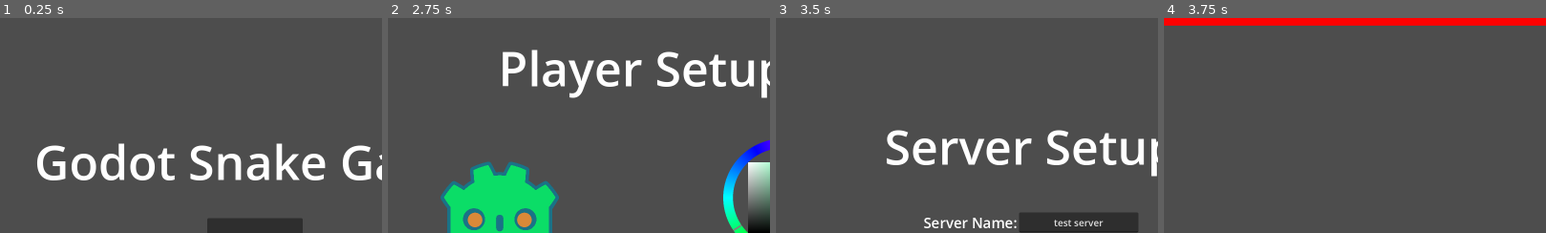
Above: before the commit, frames 1-4 (left to right).
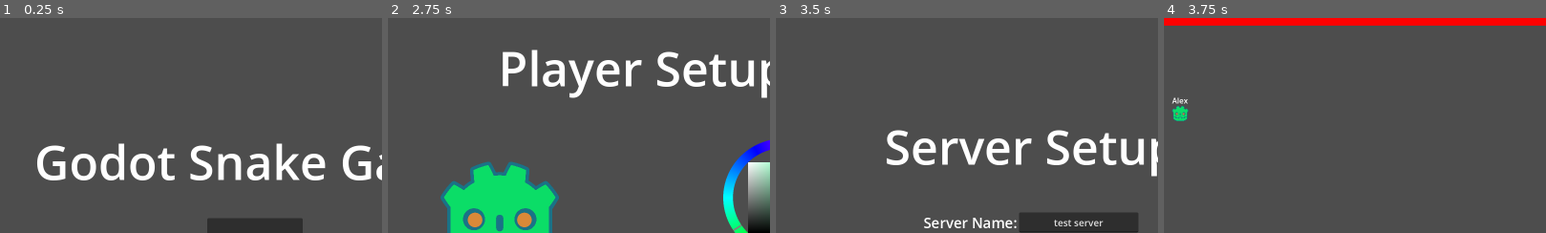
Above: after the commit, the same moments.

Repository: Ozymandias1/godot_snake_game
Game: Godot game, scene res://Scenes/RootScene.tscn
Two runs of this game, one before a commit and one after it. Both use one fixed random seed, a clock stepped at 60 frames per second and the inputs below.
Inputs (mouse positions are % of the whole screen's width and height, from its top left):
- Up to frame 1 (0.25 s): no input
- Up to frame 2 (2.75 s): click "Start Game" at 0.5 s; click (56, 83) at 1.27 s; type "Alex" at 1.35 s; click "Random Color" at 2 s
- Up to frame 3 (3.5 s): click "Create" at 2.75 s
- Up to frame 4 (3.75 s): click "Create" at 3.5 s
The pictures show only the part of the screen within x 17-67%, y 0-50%; the shares and areas given below are measured in that part.

Frames 1-3 are identical in both runs. In frame 4, 0.3% of the frame differs, in the area x 2-7%, y 36-48%.

Commit message:
레벨에 플레이어 스폰시 이름, 색상 처리

Diff:
--- a/Scenes/Templates/player.tscn
+++ b/Scenes/Templates/player.tscn
@@ -15,9 +15,6 @@
 properties/2/path = NodePath("Head:scale")
 properties/2/spawn = true
 properties/2/replication_mode = 1
-properties/3/path = NodePath("NameTag:text")
-properties/3/spawn = true
-properties/3/replication_mode = 1
 
 [node name="Player" type="Node"]
 script = ExtResource("1_sxmqb")
@@ -36,12 +33,21 @@
 scale = Vector2(0.035, 0.035)
 texture = ExtResource("3_l0kde")
 
-[node name="NameTag" type="Label" parent="."]
-offset_left = -47.5
-offset_top = -40.0
-offset_right = 47.5
-offset_bottom = -17.0
-text = "PlayerName"
-
 [node name="PlayerSynchronizer" type="MultiplayerSynchronizer" parent="."]
 replication_config = SubResource("SceneReplicationConfig_7jt5j")
+
+[node name="NameTagRoot" type="Node2D" parent="."]
+
+[node name="NameTag" type="Label" parent="NameTagRoot"]
+anchors_preset = 7
+anchor_left = 0.5
+anchor_top = 1.0
+anchor_right = 0.5
+anchor_bottom = 1.0
+offset_left = -47.5
+offset_top = -23.0
+offset_right = 47.5
+grow_horizontal = 2
+grow_vertical = 0
+text = "PlayerName"
+horizontal_alignment = 1
--- a/Scripts/GameLevel.gd
+++ b/Scripts/GameLevel.gd
@@ -5,9 +5,11 @@
 
 func _ready() -> void:
 	if multiplayer.is_server():
-		multiplayer.peer_connected.connect(self._on_peer_connected)
+		NetworkManager.on_player_connected.connect(self._on_player_connected)
+		self._on_player_connected(1, NetworkManager.my_player_data)
 
-func _on_peer_connected(peer_id: int) -> void:
+func _on_player_connected(peer_id: int, player_data: Dictionary) -> void:
 	player_spawner.spawn({
-		"peer_id": peer_id
+		"peer_id": peer_id,
+		"player_data": player_data
 	})
--- a/Scripts/GameLevelSpawner.gd
+++ b/Scripts/GameLevelSpawner.gd
@@ -8,6 +8,6 @@
 	self.spawn_function = self._spawn_level
 
 # 레벨 스폰 함수
-func _spawn_level(spawn_data: Dictionary) -> Node:
+func _spawn_level(_spawn_data: Dictionary) -> Node:
 	var level: Node = GAME_LEVEL_TEMPLATE.instantiate()
 	return level
--- a/Scripts/NetworkManager.gd
+++ b/Scripts/NetworkManager.gd
@@ -1,17 +1,36 @@
 # NetworkManager.gd
 extends Node
 
+signal on_player_connected(peer_id: int, player_data: Dictionary)
+
+var my_player_data: Dictionary = {}
+
+func _ready() -> void:
+	multiplayer.connected_to_server.connect(self._on_connected_to_server)
+
+# 서버 접속 성공
+func _on_connected_to_server() -> void:
+	# 서버 접속 성공시 서버로 내 플레이어 정보를 전송한다
+	self.receive_player_data.rpc_id(1, self.my_player_data)
+
+# 접속한 피어로부터 플레이어 정보 수신
+@rpc("any_peer", "call_local")
+func receive_player_data(player_data: Dictionary) -> void:
+	var peer_id: int = multiplayer.get_remote_sender_id()
+	self.on_player_connected.emit(peer_id, player_data)
+
 # 서버 생성
-func create_server(server_name: String, port: int, player_data: Dictionary) -> void:
+func create_server(_server_name: String, port: int) -> void:
 	var peer = ENetMultiplayerPeer.new()
 	var error = peer.create_server(port, 4)
 	if error:
 		printerr("NetworkManager.gd create_server() -> ", error)
 
 	multiplayer.multiplayer_peer = peer
+	self.on_player_connected.emit(1, self.my_player_data)
 
 # 서버조인
-func join_server(ip: String, port: int, player_data: Dictionary) -> void:
+func join_server(ip: String, port: int) -> void:
 	var peer = ENetMultiplayerPeer.new()
 	var error = peer.create_client(ip, port)
 	if error:
--- a/Scripts/Player.gd
+++ b/Scripts/Player.gd
@@ -1,8 +1,28 @@
+# Player.gd
 extends Node
 class_name Player
 
+@onready var head: Node2D = $Head
+@onready var name_tag_root: Node2D = $NameTagRoot
+
+# 씬 트리구조 진입
 func _enter_tree() -> void:
 	self.set_multiplayer_authority(self.name.to_int())
 
+# 업데이트
+func _process(_delta: float) -> void:
+	name_tag_root.global_position = head.global_position + (Vector2.UP * 16)
+
+# 플레이어 이름표 텍스트 설정
+func set_player_nametag_text(name_text: String) -> void:
+	$NameTagRoot/NameTag.text = name_text
+
+# 머리 색상 설정
+func set_head_color(face_color: Color, outline_color: Color, eye_color: Color) -> void:
+	$Head/Face.modulate = face_color
+	$Head/FaceOutline.modulate = outline_color
+	$Head/FaceEye.modulate = eye_color
+
+# 초기 위치 설정
 func set_initial_position(pos: Vector2) -> void:
 	$Head.global_position = pos
--- a/Scripts/PlayerSpawner.gd
+++ b/Scripts/PlayerSpawner.gd
@@ -19,9 +19,12 @@
 # 플레이어 스폰 함수
 func _spawn_player(spawn_data: Dictionary) -> Node:
 	var peer_id: int = spawn_data["peer_id"]
+	var player_data: Dictionary = spawn_data["player_data"]
 
 	var player = PLAYER_TEMPLATE.instantiate()
 	player.name = str(peer_id)
+	player.set_player_nametag_text(player_data["name"])
+	player.set_head_color(player_data["face"], player_data["outline"], player_data["eye"])
 	player.set_initial_position(initial_positions[players.get_child_count()])
 
 	return player
--- a/Scripts/RootScene.gd
+++ b/Scripts/RootScene.gd
@@ -6,8 +6,6 @@
 @onready var server_setup: Control = $UI/ServerSetup
 @onready var join_server: Control = $UI/JoinServer
 @onready var game_level_spawner: MultiplayerSpawner = $GameLevelSpawner
-
-var my_player_data: Dictionary = {}
 
 #region Title 화면
 # StartGame 버튼 클릭
@@ -29,10 +27,10 @@
 # PlayerSetup-Create 버튼 클릭
 func _on_player_setup_on_btn_create_pressed(player_name: String, face_color: Color, outline_color: Color, eye_color: Color) -> void:
 	# 내 플레이어 데이터 설정
-	my_player_data["name"] = player_name
-	my_player_data["face"] = face_color
-	my_player_data["outline"] = outline_color
-	my_player_data["eye"] = eye_color
+	NetworkManager.my_player_data["name"] = player_name
+	NetworkManager.my_player_data["face"] = face_color
+	NetworkManager.my_player_data["outline"] = outline_color
+	NetworkManager.my_player_data["eye"] = eye_color
 
 	# UI
 	self.player_setup.hide()
@@ -41,10 +39,10 @@
 # PlayerSetup-Join 버튼 클릭
 func _on_player_setup_on_btn_join_pressed(player_name: String, face_color: Color, outline_color: Color, eye_color: Color) -> void:
 	# 내 플레이어 데이터 설정
-	my_player_data["name"] = player_name
-	my_player_data["face"] = face_color
-	my_player_data["outline"] = outline_color
-	my_player_data["eye"] = eye_color
+	NetworkManager.my_player_data["name"] = player_name
+	NetworkManager.my_player_data["face"] = face_color
+	NetworkManager.my_player_data["outline"] = outline_color
+	NetworkManager.my_player_data["eye"] = eye_color
 	# UI
 	self.player_setup.hide()
 	self.join_server.show()
@@ -58,7 +56,7 @@
 
 func _on_server_setup_btn_create_pressed(server_name: String, port: int) -> void:
 	# 서버생성
-	NetworkManager.create_server(server_name, port, my_player_data)
+	NetworkManager.create_server(server_name, port)
 	# 서버설정화면 숨기고 게임레벨 스폰
 	self.server_setup.hide()
 	game_level_spawner.spawn({})
@@ -74,5 +72,5 @@
 func _on_join_server_procced(ip: String, port: int) -> void:
 	self.join_server.hide()
 
-	NetworkManager.join_server(ip, port, my_player_data)
+	NetworkManager.join_server(ip, port)
 #endregion
